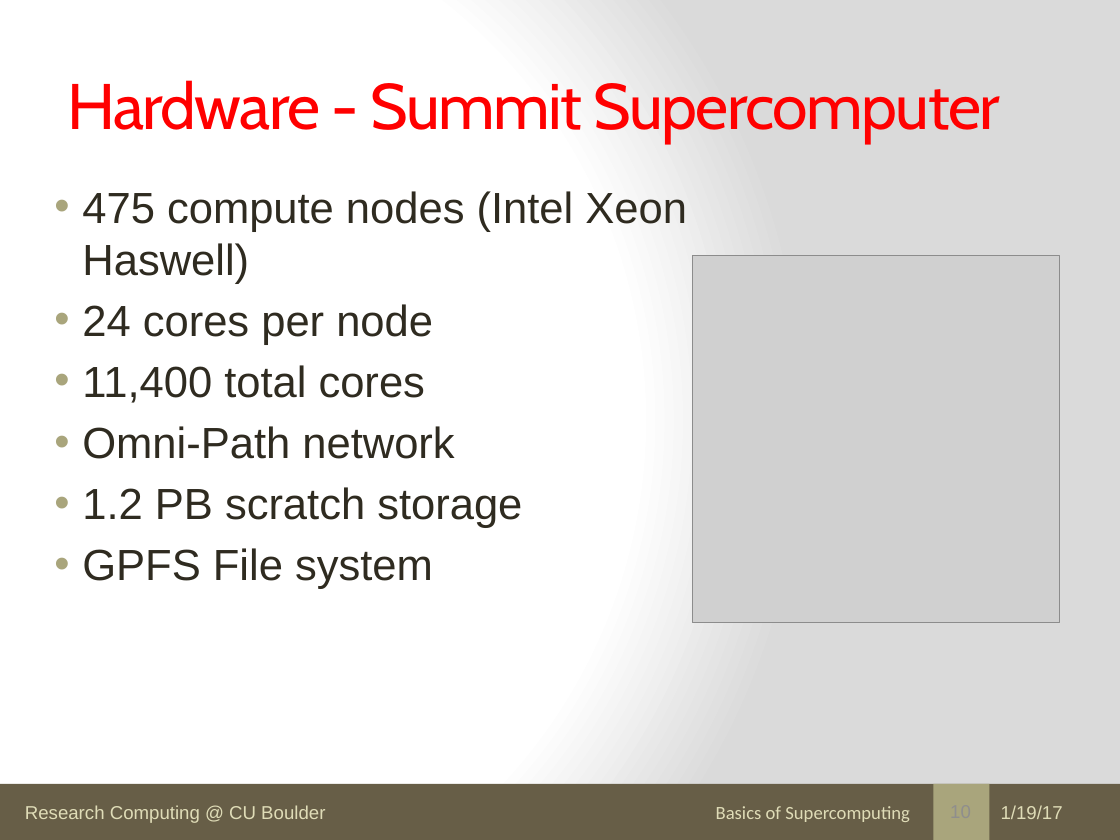
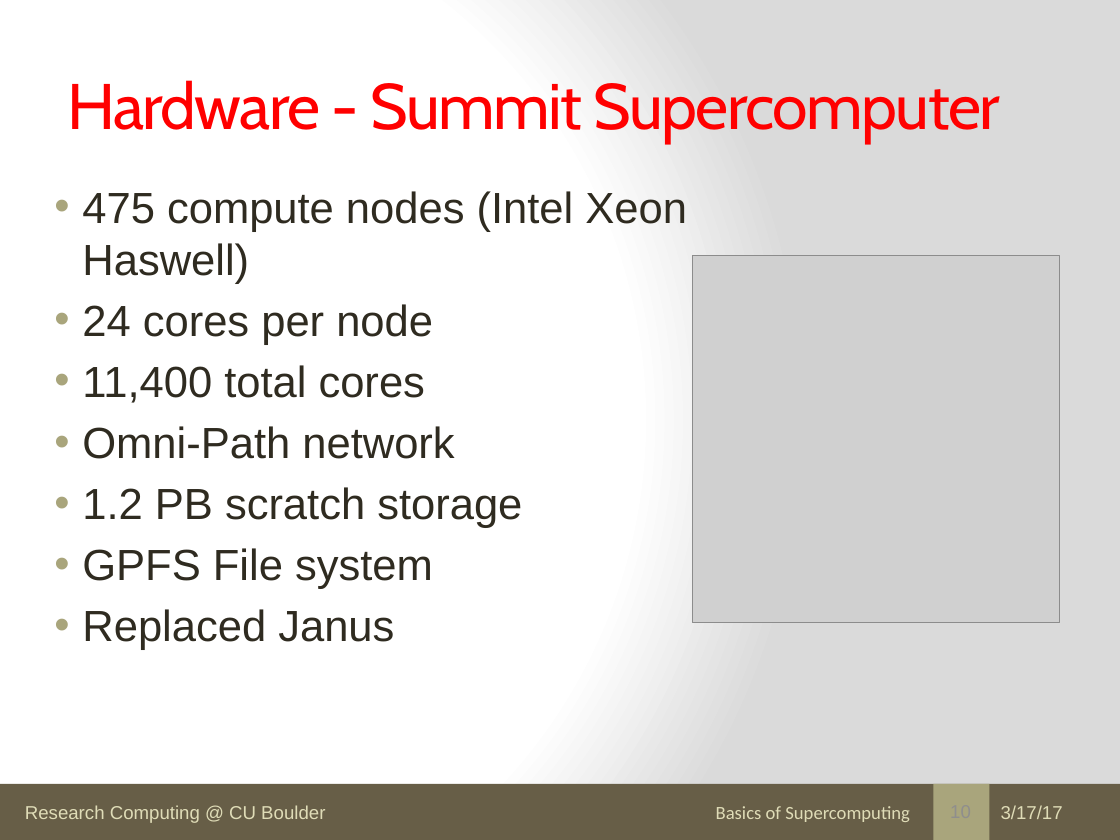
Before and after one commit to kkwinner/Final_Tutorials, a slide deck: slide 10 of RC_Access_Specific_Topics/How_Use_Supercomputer_Summit/how_use_supercomputer_summit.pptx. Drawn at 1120x840 pixels with LibreOffice and Linux fonts; fonts in the diff are those of the drawing; grey boxes stand for pictures. Boxes give left, top, right and bottom in pixels: in the first picture for what was removed or moved away, otherwise in the second. Text is boxed around its words. In the diff, an @@ line names an element or a change of style, - is before the commit and + after.

```diff
--- a/RC_Access_Specific_Topics/How_Use_Supercomputer_Summit/how_use_supercomputer_summit.pptx
+++ b/RC_Access_Specific_Topics/How_Use_Supercomputer_Summit/how_use_supercomputer_summit.pptx
@@ text at (82,609,394,650): paragraph added @@
+• Replaced Janus
@@ text at (1001,805,1063,819): text changed @@
-1/19/17
+3/17/17
```
Also in this commit, not shown: 33 other slides changed, 1 slide added, 6 other files.
